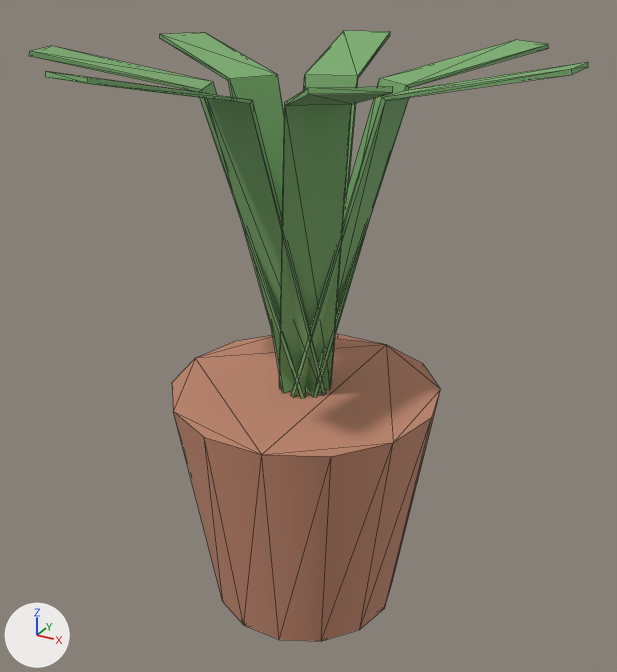
The glTF model modules/assets/internal/models/home/home.plant.small.glb as it was, and as the next commit left it.
One viewpoint serves both versions: a 50 mm lens placed at (0.386, -0.695, 0.655), pointed at (0.001, 0.006, 0.305). Lighting does not change. The marker at lower left points along +X, +Y and +Z. The older version comes first. Mesh edges are drawn as thin lines.

Before the edit, the objects in view are built like this:
```python
mat_clay_tile = principled_material('clay_tile')
mat_clay_tile.base_color = (0.55, 0.25, 0.16)  # brown #c4896f
mat_clay_tile.roughness = 0.85
mat_foliage = principled_material('foliage')
mat_foliage.base_color = (0.2, 0.42, 0.16)  # green #7cad6f
mat_foliage.roughness = 0.9
me_main__clay_tile = bpy.data.meshes.new('main__clay_tile')
me_main__clay_tile.from_pydata(...)  # a 14-sided cut cone along z (radius 0.1 at the low end, 0.14 at the high end) spanning x -0.14..0.14, y -0.136..0.136, z 0.0..0.25
me_main__clay_tile.materials.append(mat_clay_tile)  # brown #c4896f
me_main__foliage = bpy.data.meshes.new('main__foliage')
me_main__foliage.from_pydata(...)  # 84 vertices, 140 faces; spans x -0.231..0.24, y -0.239..0.241, z 0.249..0.582
me_main__foliage.materials.append(mat_foliage)  # green #7cad6f
ob_main__clay_tile = bpy.data.objects.new('main__clay_tile', me_main__clay_tile)
ob_main__clay_tile.location = (0.0, 0.0, 0.0)
ob_main__foliage = bpy.data.objects.new('main__foliage', me_main__foliage)
ob_main__foliage.location = (0.0, 0.0, 0.0)
```
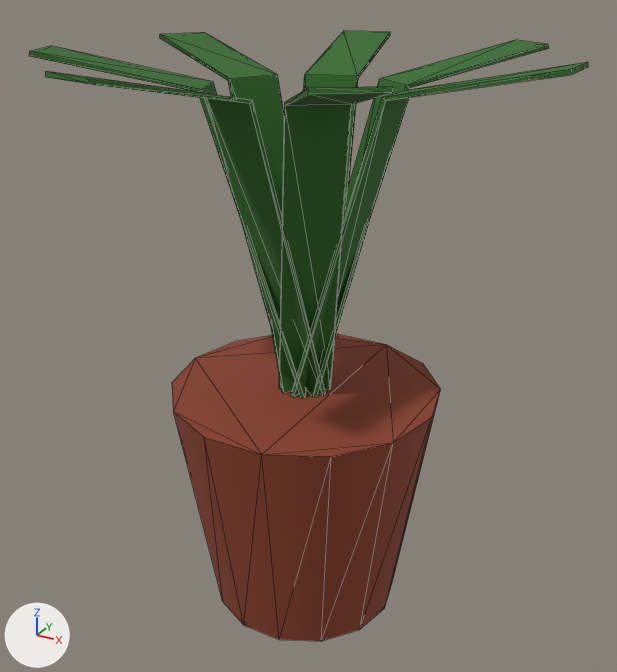
What changed in the scene script:
```text
Change mat_clay_tile:
    mat_clay_tile.base_color: (0.55, 0.25, 0.16) -> (0.263, 0.0509, 0.022)  # brown #c4896f -> brown #8c4029
Change mat_foliage:
    mat_foliage.base_color: (0.2, 0.42, 0.16) -> (0.0331, 0.147, 0.022)  # green #7cad6f -> dark green #336b29
```

Where the change shows, as pixel boxes [x1, y1, x2, y2] in the pictures (617 x 672 px):
'main__clay_tile', recoloured (darker)
    both: [172, 334, 441, 641]
'main__foliage', recoloured (green to dark green)
    both: [29, 31, 588, 398]
